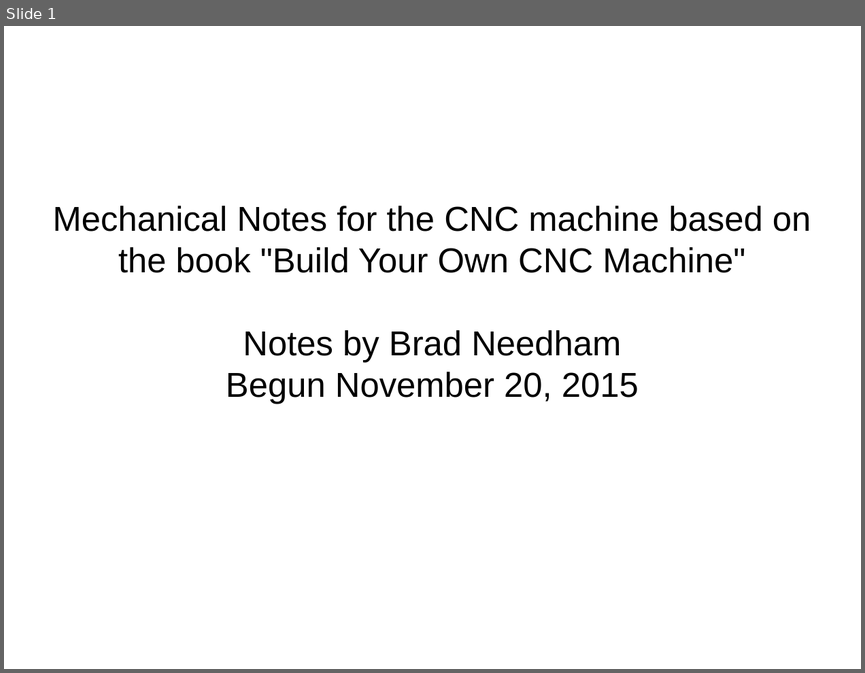
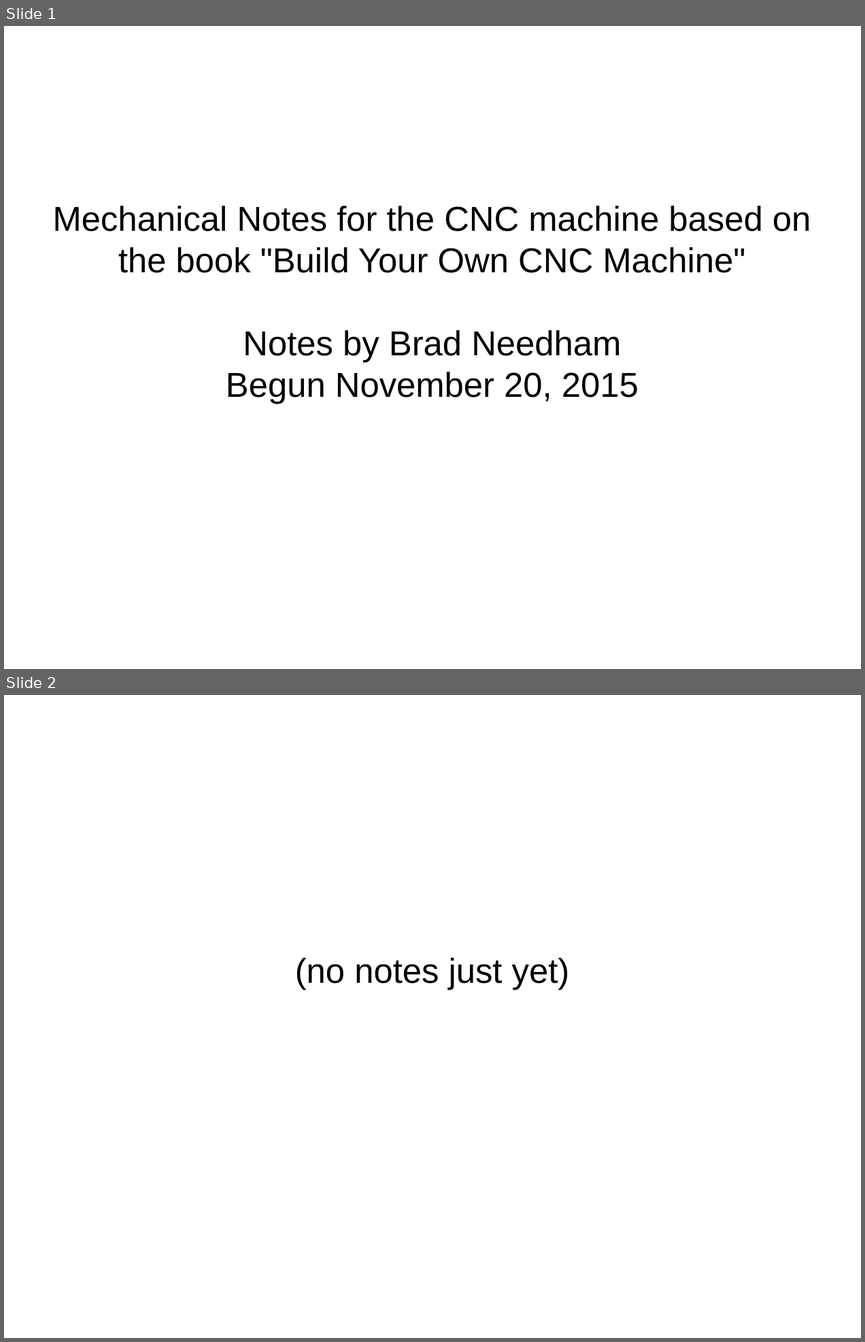
Before and after one commit to bneedhamia/BuildYourOwnCNC, a slide deck: MechanicalNotes.odp. Shown one above the other, each under a label of ours: slide 1 before the commit, slides 1 and 2 after it. The pictures are 865x673 and 865x1342 pixels, drawn with LibreOffice and Linux fonts; fonts in the diff are those of the drawing. Boxes give left, top, right and bottom in pixels: in the first picture for what was removed or moved away, otherwise in the second. Text is boxed around its words. In the diff, an @@ line names an element or a change of style, - is before the commit and + after.

```diff
--- a/MechanicalNotes.odp
+++ b/MechanicalNotes.odp
@@ slide 2 added at box(4, 695, 861, 1338), background #FFFFFF @@
@@ subtitle added at box(295, 957, 570, 990), 32 pt, text #000000 @@
+(no notes just yet)
```
Also in this commit, not shown: 1 slide removed, 2 other files.
